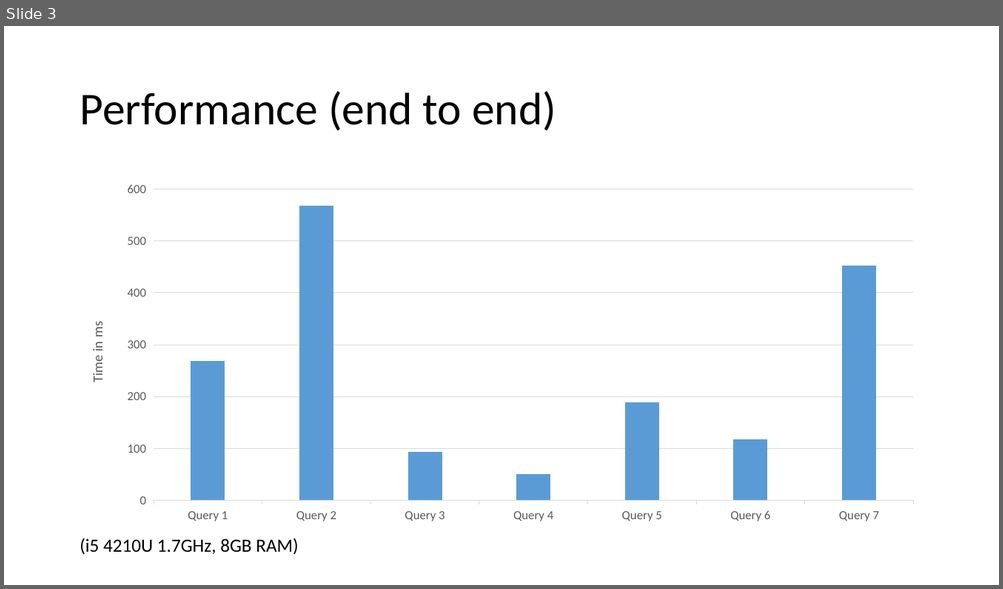
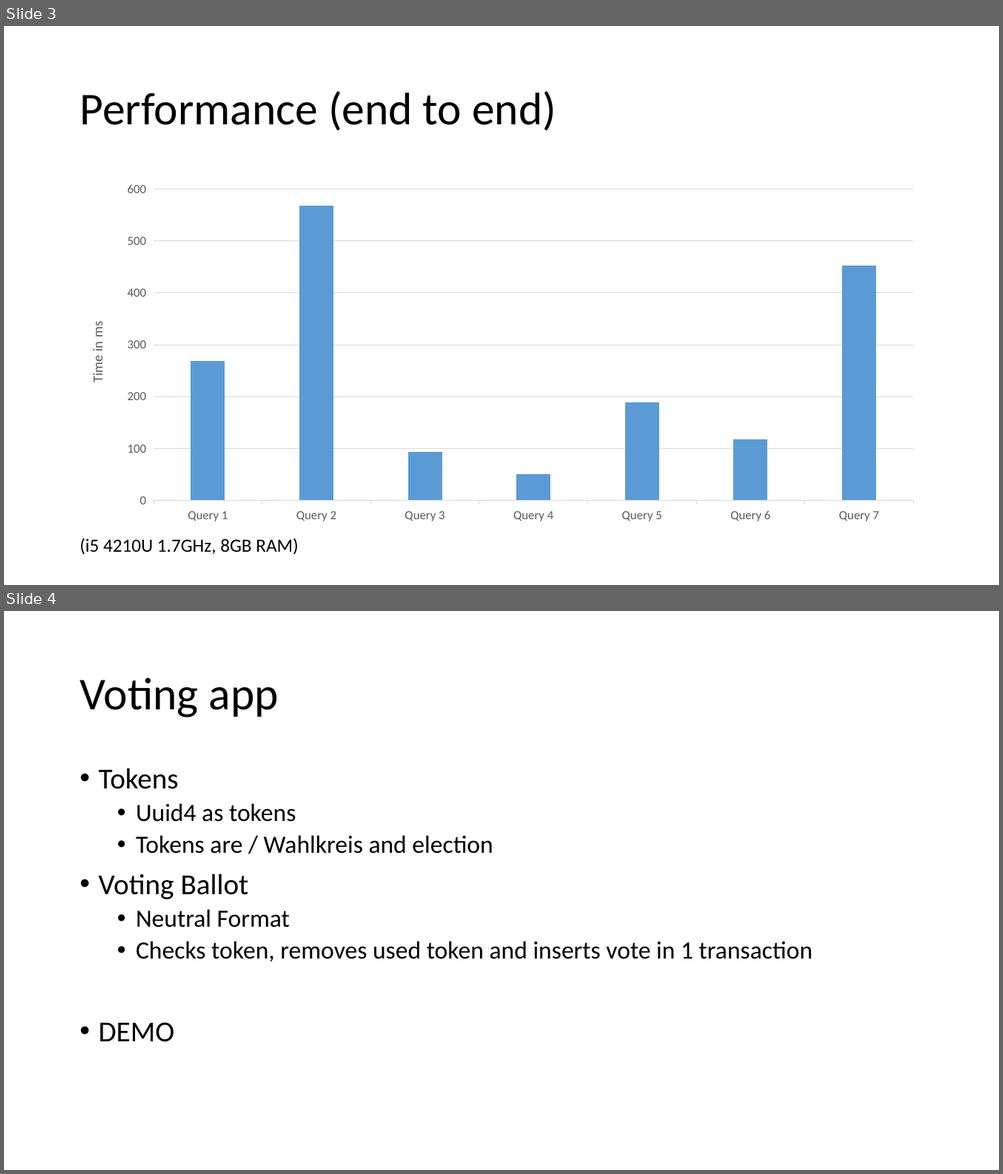
Before and after one commit to lukasvogel/wahlsystem, a slide deck: Acceptance Test.pptx. Shown one above the other, each under a label of ours: slide 3 before the commit, slides 3 and 4 after it. The pictures are 1003x589 and 1003x1174 pixels, drawn with LibreOffice and Linux fonts; fonts in the diff are those of the drawing. Boxes give left, top, right and bottom in pixels: in the first picture for what was removed or moved away, otherwise in the second. Text is boxed around its words. In the diff, an @@ line names an element or a change of style, - is before the commit and + after.

```diff
--- a/Acceptance Test.pptx
+++ b/Acceptance Test.pptx
@@ slide 4 added at (4,611,999,1170), background #FFFFFF @@
@@ title added at (79,678,279,718), 44 pt, text #000000 @@
+Voting app
@@ text added at (99,768,812,1042), 24 pt, text #000000 @@
+• Tokens
+  • Uuid4 as tokens
+  • Tokens are / Wahlkreis and election
+• Voting Ballot
+  • Neutral Format
+  • Checks token, removes used token and inserts vote in 1 transaction
+• DEMO
```
Also in this commit, not shown: 1 other slide added.
